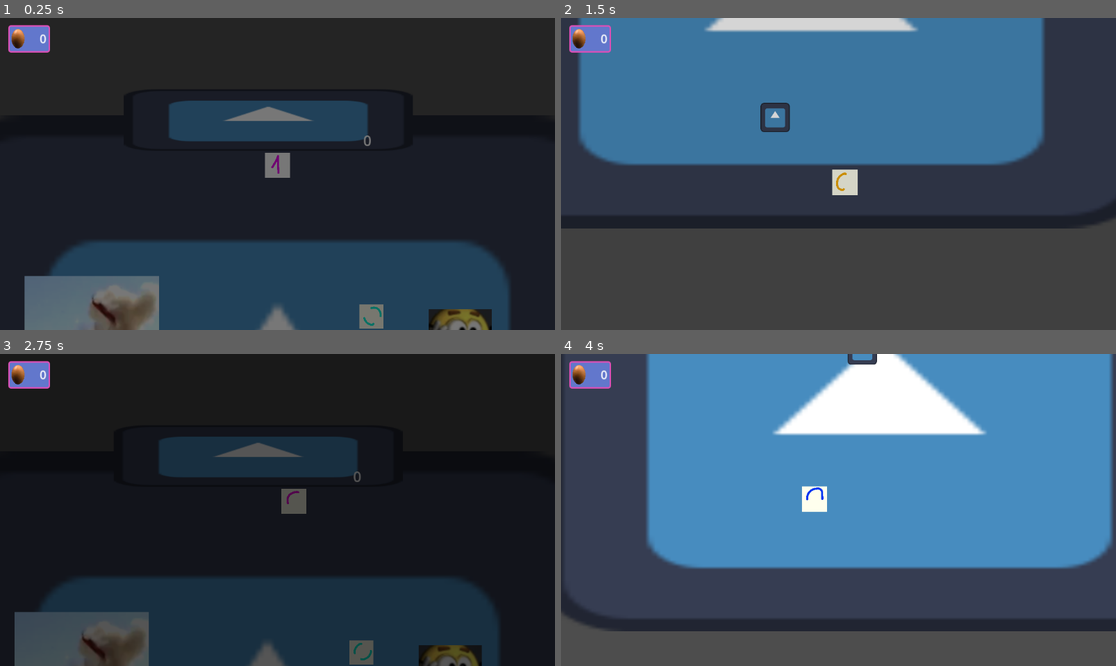
Above: before the commit, frames 1-4 (two rows, left to right).
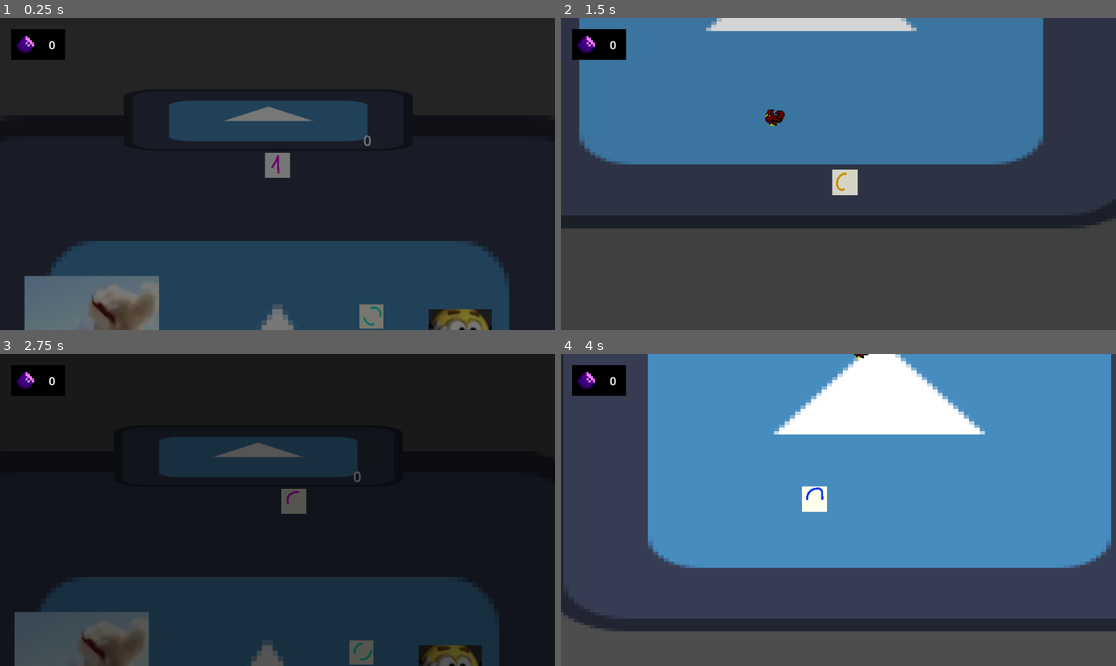
Above: after the commit, the same moments.

Repository: HectorAldao/quantic_gamejam
Game: Godot game, scene res://scenes/zonas/pueblo/pueblo.tscn
Same seed, same stepped clock (60 frames per second), same inputs: the game is played once before the commit and once after it. The engine's default icon, where the game draws it, is replaced by a stand-in: a white triangle on a blue panel in a dark square.
Inputs:
- Up to frame 1 (0.25 s): no input
- Up to frame 2 (1.5 s): hold D (move_character_right) 0.53-1.28 s; hold E (interact) 0.53-1.28 s; hold S (move_character_down) from 1.28 s (still down); tap E (interact) at 1.35 s
- Up to frame 3 (2.75 s): release S (move_character_down) at 2.03 s; hold D (move_character_right) from 2.03 s (still down); hold E (interact) from 2.03 s (still down)
- Up to frame 4 (4 s): release D (move_character_right) at 2.78 s; release E (interact) at 2.78 s; hold W (move_character_up) 2.78-3.53 s; tap E (interact) at 2.85 s; hold A (move_character_left) from 3.53 s (still down); hold E (interact) from 3.53 s (still down)

The runs differ from the first frame. In frame 1, 1.1% of the frame differs, in the area x 1-88%, y 2-100%; in frame 2, 2.3%; in frame 3, 1.1%; in frame 4, 2.9%, in the area x 1-100%, y 0-69%.

Commit message:
feat: new sprites for egg and animals

Diff:
--- a/godot_proyecto/project.godot
+++ b/godot_proyecto/project.godot
@@ -70,5 +70,6 @@
 
 [rendering]
 
+textures/canvas_textures/default_texture_filter=0
 renderer/rendering_method="gl_compatibility"
 renderer/rendering_method.mobile="gl_compatibility"
--- a/godot_proyecto/scenes/animales/animal.gd
+++ b/godot_proyecto/scenes/animales/animal.gd
@@ -1,10 +1,13 @@
+@tool
 extends Node2D
 
 @export var multiplicador_tamaño: float = 1.0
+@export var escala_sprite: float = 2.0
 @export var velocidad: float = 50.0
 @export var sprite_texture: Texture2D = null
 @export var sprite_frames: SpriteFrames = null
 @export var cientifica: String = ""
+@export var mira_derecha: bool = true
 
 var spawn_area: ReferenceRect = null
 var target_position: Vector2 = Vector2.ZERO
@@ -91,6 +94,22 @@
 		var direction = (target_position - global_position).normalized()
 		var distance = global_position.distance_to(target_position)
 
+		# Aplicar flip del sprite según la dirección
+		if direction.x != 0:  # Solo si hay movimiento horizontal
+			var sprite_node = $Sprite2D
+			var animated_sprite = $AnimatedSprite2D
+
+			if direction.x > 0:  # Movimiento a la derecha
+				if sprite_node.visible:
+					sprite_node.flip_h = not mira_derecha
+				if animated_sprite.visible:
+					animated_sprite.flip_h = not mira_derecha
+			else:  # Movimiento a la izquierda
+				if sprite_node.visible:
+					sprite_node.flip_h = mira_derecha
+				if animated_sprite.visible:
+					animated_sprite.flip_h = mira_derecha
+
 		# Si está cerca del objetivo, detenerse
 		if distance < 5.0:
 			is_moving = false
@@ -106,6 +125,15 @@
 	# Aplicar multiplicador al scale del CollisionShape del área
 	if collision_shape_area:
 		collision_shape_area.scale = Vector2.ONE * multiplicador_tamaño
+
+	# Aplicar escala a los sprites
+	var sprite_node = $Sprite2D
+	var animated_sprite = $AnimatedSprite2D
+
+	if sprite_node:
+		sprite_node.scale = Vector2.ONE * escala_sprite
+	if animated_sprite:
+		animated_sprite.scale = Vector2.ONE * escala_sprite
 
 
 func choose_random_target() -> void:
--- a/godot_proyecto/scenes/huevo/huevo.tscn
+++ b/godot_proyecto/scenes/huevo/huevo.tscn
@@ -1,21 +1,21 @@
 [gd_scene format=3 uid="uid://cmc8gxxdfvept"]
 
 [ext_resource type="Script" uid="uid://caso7rsmoyydy" path="res://scenes/huevo/huevo.gd" id="1_dhisd"]
-[ext_resource type="Texture2D" uid="uid://cjt6f20lhh652" path="res://assets/huevo/huevo.png" id="2_pulgs"]
+[ext_resource type="Texture2D" uid="uid://cjt6f20lhh652" path="res://assets/huevo/huevo.png" id="2_dhisd"]
 
 [sub_resource type="Animation" id="Animation_dhisd"]
 length = 0.001
 tracks/0/type = "value"
 tracks/0/imported = false
 tracks/0/enabled = true
-tracks/0/path = NodePath(".:self_modulate")
+tracks/0/path = NodePath(".:modulate")
 tracks/0/interp = 1
 tracks/0/loop_wrap = true
 tracks/0/keys = {
 "times": PackedFloat32Array(0),
 "transitions": PackedFloat32Array(1),
 "update": 0,
-"values": [Color(1, 1, 1, 1)]
+"values": [Color(0.1584723, 0.15847233, 0.15847224, 1)]
 }
 tracks/1/type = "value"
 tracks/1/imported = false
@@ -27,23 +27,24 @@
 "times": PackedFloat32Array(0),
 "transitions": PackedFloat32Array(1),
 "update": 0,
-"values": [Vector2(1, 1)]
+"values": [Vector2(30, 30)]
 }
 tracks/2/type = "value"
 tracks/2/imported = false
 tracks/2/enabled = true
-tracks/2/path = NodePath(".:modulate")
+tracks/2/path = NodePath(".:self_modulate")
 tracks/2/interp = 1
 tracks/2/loop_wrap = true
 tracks/2/keys = {
 "times": PackedFloat32Array(0),
 "transitions": PackedFloat32Array(1),
 "update": 0,
-"values": [Color(0.28085047, 0.24889258, 0.521788, 1)]
+"values": [Color(1, 1, 1, 1)]
 }
 
 [sub_resource type="Animation" id="Animation_pulgs"]
 resource_name = "obtenido"
+length = 1.5
 tracks/0/type = "value"
 tracks/0/imported = false
 tracks/0/enabled = true
@@ -51,10 +52,10 @@
 tracks/0/interp = 1
 tracks/0/loop_wrap = true
 tracks/0/keys = {
-"times": PackedFloat32Array(0, 0.5),
+"times": PackedFloat32Array(0, 1),
 "transitions": PackedFloat32Array(1, 1),
 "update": 0,
-"values": [Color(0.28085047, 0.24889258, 0.521788, 1), Color(1, 1, 1, 1)]
+"values": [Color(0.1584723, 0.15847233, 0.15847224, 1), Color(1, 1, 1, 1)]
 }
 tracks/1/type = "value"
 tracks/1/imported = false
@@ -64,9 +65,9 @@
 tracks/1/loop_wrap = true
 tracks/1/keys = {
 "times": PackedFloat32Array(0, 0.5),
-"transitions": PackedFloat32Array(3.2490098, 1),
+"transitions": PackedFloat32Array(5.0982404, 1),
 "update": 0,
-"values": [Vector2(1, 1), Vector2(1.6, 1.6)]
+"values": [Vector2(18, 18), Vector2(30, 30)]
 }
 tracks/2/type = "value"
 tracks/2/imported = false
@@ -75,7 +76,7 @@
 tracks/2/interp = 1
 tracks/2/loop_wrap = true
 tracks/2/keys = {
-"times": PackedFloat32Array(0, 1),
+"times": PackedFloat32Array(0.5, 1.5),
 "transitions": PackedFloat32Array(1, 1),
 "update": 0,
 "values": [Color(1, 1, 1, 1), Color(1, 1, 1, 0)]
@@ -83,32 +84,21 @@
 
 [sub_resource type="Animation" id="Animation_6rxtf"]
 resource_name = "quantic_fade_out"
+length = 1.5
 tracks/0/type = "value"
 tracks/0/imported = false
 tracks/0/enabled = true
-tracks/0/path = NodePath(".:self_modulate")
+tracks/0/path = NodePath(".:scale")
 tracks/0/interp = 1
 tracks/0/loop_wrap = true
 tracks/0/keys = {
-"times": PackedFloat32Array(0, 0.25, 0.5, 1),
-"transitions": PackedFloat32Array(1, 1, 1, 1),
+"times": PackedFloat32Array(0, 0.5, 1.5),
+"transitions": PackedFloat32Array(0.25, 1, 1),
 "update": 0,
-"values": [Color(1, 1, 1, 1), Color(1, 1, 1, 0.49803922), Color(1, 1, 1, 0.69411767), Color(1, 1, 1, 0)]
-}
-tracks/1/type = "value"
-tracks/1/imported = false
-tracks/1/enabled = true
-tracks/1/path = NodePath(".:scale")
-tracks/1/interp = 1
-tracks/1/loop_wrap = true
-tracks/1/keys = {
-"times": PackedFloat32Array(0, 0.5, 1),
-"transitions": PackedFloat32Array(1, 1, 1),
-"update": 0,
-"values": [Vector2(1, 1), Vector2(1.5, 1.5), Vector2(0.75, 0.75)]
+"values": [Vector2(18, 18), Vector2(24, 24), Vector2(0, 0)]
 }
 
-[sub_resource type="AnimationLibrary" id="AnimationLibrary_k4dau"]
+[sub_resource type="AnimationLibrary" id="AnimationLibrary_6rxtf"]
 _data = {
 &"RESET": SubResource("Animation_dhisd"),
 &"obtenido": SubResource("Animation_pulgs"),
@@ -116,7 +106,7 @@
 }
 
 [sub_resource type="CircleShape2D" id="CircleShape2D_dhisd"]
-radius = 95.50097
+radius = 97.57333
 
 [sub_resource type="CircleShape2D" id="CircleShape2D_pulgs"]
 
@@ -125,16 +115,18 @@
 script = ExtResource("1_dhisd")
 
 [node name="Sprite2D" type="Sprite2D" parent="." unique_id=1344822892]
-modulate = Color(0.28085047, 0.24889258, 0.521788, 1)
-texture = ExtResource("2_pulgs")
+modulate = Color(0.1584723, 0.15847233, 0.15847224, 1)
+scale = Vector2(30, 30)
+texture = ExtResource("2_dhisd")
+offset = Vector2(0.6349611, -18.413872)
 
-[node name="AnimationPlayer" type="AnimationPlayer" parent="Sprite2D" unique_id=359325794]
-libraries/ = SubResource("AnimationLibrary_k4dau")
+[node name="AnimationPlayer" type="AnimationPlayer" parent="Sprite2D" unique_id=1380927190]
+libraries/ = SubResource("AnimationLibrary_6rxtf")
 
 [node name="Area2D" type="Area2D" parent="." unique_id=2104866609]
 
 [node name="CollisionShape2D" type="CollisionShape2D" parent="Area2D" unique_id=1245847324]
-scale = Vector2(1.2888838, 1.6463768)
+scale = Vector2(1.9146373, 1.8565118)
 shape = SubResource("CircleShape2D_dhisd")
 
 [node name="StaticBody2D" type="StaticBody2D" parent="." unique_id=1945640815]
--- a/godot_proyecto/scenes/zonas/granja/granja.tscn
+++ b/godot_proyecto/scenes/zonas/granja/granja.tscn
@@ -7,6 +7,11 @@
 [ext_resource type="PackedScene" uid="uid://dp8ojf16qwn8w" path="res://scenes/personaje/personaje.tscn" id="2_wlvj5"]
 [ext_resource type="Script" uid="uid://bc2abdysn7x2k" path="res://scenes/zonas/granja/huevos.gd" id="5_ja1ua"]
 [ext_resource type="PackedScene" uid="uid://ba3eg6whsa6b7" path="res://scenes/animales/animal.tscn" id="7_0tmab"]
+[ext_resource type="Texture2D" uid="uid://1ugf6l3tbru" path="res://assets/animales/animal_pollo_base.png" id="8_12qer"]
+[ext_resource type="Texture2D" uid="uid://dnvwgl801osd" path="res://assets/animales/animal_pollo.png" id="9_4ieh7"]
+[ext_resource type="Texture2D" uid="uid://dnsjcoeyte5q5" path="res://assets/animales/animal_oveja_antimateria.png" id="10_m1qic"]
+[ext_resource type="Texture2D" uid="uid://73037jc7j7e2" path="res://assets/animales/animal_erizo.png" id="11_nes8p"]
+[ext_resource type="Texture2D" uid="uid://c0wknu0lfcxrp" path="res://assets/animales/animal_conejo.png" id="12_o7v88"]
 
 [sub_resource type="RectangleShape2D" id="RectangleShape2D_ieqsx"]
 size = Vector2(20, 12.418402)
@@ -73,25 +78,32 @@
 
 [node name="Gallina" parent="." unique_id=183913162 instance=ExtResource("7_0tmab")]
 position = Vector2(-196, 114)
+sprite_texture = ExtResource("8_12qer")
 
 [node name="PolloRadioactivo" parent="." unique_id=750667649 instance=ExtResource("7_0tmab")]
 position = Vector2(-449, 386)
+sprite_texture = ExtResource("9_4ieh7")
 cientifica = "curie"
 
 [node name="Oveja" parent="." unique_id=233454787 instance=ExtResource("7_0tmab")]
 position = Vector2(-206, 318)
 "multiplicador_tamaño" = 2.0
 velocidad = 35.0
+sprite_texture = ExtResource("10_m1qic")
 cientifica = "dirac"
+mira_derecha = false
 
 [node name="Erizo" parent="." unique_id=1424811808 instance=ExtResource("7_0tmab")]
 position = Vector2(309, 149)
 "multiplicador_tamaño" = 0.5
 velocidad = 30.0
+sprite_texture = ExtResource("11_nes8p")
 cientifica = "bohr"
+mira_derecha = false
 
 [node name="Conejo" parent="." unique_id=1397820351 instance=ExtResource("7_0tmab")]
 position = Vector2(273, 359)
 "multiplicador_tamaño" = 1.25
 velocidad = 70.0
+sprite_texture = ExtResource("12_o7v88")
 cientifica = "schrodinger"
--- a/godot_proyecto/scenes/zonas/pueblo/pueblo.tscn
+++ b/godot_proyecto/scenes/zonas/pueblo/pueblo.tscn
@@ -118,7 +118,8 @@
 
 [node name="Huevos" type="Node2D" parent="." unique_id=1996660095]
 script = ExtResource("13_norcv")
-max_time = 5.0
+min_time = 1.0
+max_time = 1.0
 
 [node name="HuevosLabel" type="Label" parent="Huevos" unique_id=1930689023]
 offset_left = 178.0
--- a/godot_proyecto/scenes/zonas/pueblo/puerta_granja.gd
+++ b/godot_proyecto/scenes/zonas/pueblo/puerta_granja.gd
@@ -3,6 +3,7 @@
 @export_file("*.tscn") var target_scene_path: String
 
 var player_in_area: bool = false
+var atravesada: bool = false
 
 # Called when the node enters the scene tree for the first time.
 func _ready() -> void:
@@ -13,7 +14,8 @@
 func _on_player_interact() -> void:
 	var bodies = get_overlapping_bodies()
 	for body in bodies:
-		if body is CharacterBody2D:
+		if body is CharacterBody2D and not atravesada:
+			atravesada = true
 			# Guardar datos en el Global antes de salir
 			var old_scene = get_tree().current_scene
 
--- a/godot_proyecto/ui/ui_layer.tscn
+++ b/godot_proyecto/ui/ui_layer.tscn
@@ -4,6 +4,7 @@
 [ext_resource type="PackedScene" uid="uid://dtmrfm2vdxu3b" path="res://ui/mobile_controls/mobile_interact_controls.tscn" id="2_00rn6"]
 [ext_resource type="PackedScene" uid="uid://ccjrvrph0nbwp" path="res://ui/dialog/dialog_box.tscn" id="3_00rn6"]
 [ext_resource type="Script" uid="uid://cjkbmk50710gm" path="res://ui/ui_layer.gd" id="4_ui"]
+[ext_resource type="Texture2D" uid="uid://clyxbrpxqyymp" path="res://assets/transicion/transicion_negra.png" id="5_8aggs"]
 [ext_resource type="Texture2D" uid="uid://cjt6f20lhh652" path="res://assets/huevo/huevo.png" id="5_vu3t1"]
 
 [sub_resource type="LabelSettings" id="LabelSettings_vu3t1"]
@@ -47,22 +48,6 @@
 &"RESET": SubResource("Animation_vu3t1"),
 &"fade_in": SubResource("Animation_8aggs")
 }
-
-[sub_resource type="StyleBoxFlat" id="StyleBoxFlat_8aggs"]
-content_margin_left = 5.0
-content_margin_top = 5.0
-content_margin_right = 7.0
-content_margin_bottom = 5.0
-bg_color = Color(0.38467467, 0.46708214, 0.8009248, 1)
-border_width_left = 3
-border_width_top = 3
-border_width_right = 3
-border_width_bottom = 3
-border_color = Color(0.8581479, 0.313725, 0.71879905, 1)
-corner_radius_top_left = 5
-corner_radius_top_right = 5
-corner_radius_bottom_right = 5
-corner_radius_bottom_left = 5
 
 [sub_resource type="LabelSettings" id="LabelSettings_15oer"]
 font_size = 24
@@ -148,23 +133,30 @@
 root_node = NodePath("../../..")
 libraries/ = SubResource("AnimationLibrary_15oer")
 
-[node name="PanelHuevos" type="PanelContainer" parent="HUDContainer" unique_id=213767136]
-layout_mode = 0
-offset_left = 17.0
-offset_top = 15.0
-offset_right = 103.4417
-offset_bottom = 68.0
-scale = Vector2(1.0064586, 1.0731794)
-theme_override_styles/panel = SubResource("StyleBoxFlat_8aggs")
+[node name="PanelHuevos" type="Control" parent="HUDContainer" unique_id=2029775039]
+anchors_preset = 0
+offset_left = 18.0
+offset_top = 14.0
+offset_right = 58.0
+offset_bottom = 54.0
 
-[node name="TextureRect" type="TextureRect" parent="HUDContainer/PanelHuevos" unique_id=973650539]
-layout_mode = 2
-size_flags_horizontal = 0
+[node name="Fondo" type="Sprite2D" parent="HUDContainer/PanelHuevos" unique_id=1295756112]
+position = Vector2(61.000008, 41)
+scale = Vector2(0.47261223, 0.42947888)
+texture = ExtResource("5_8aggs")
+
+[node name="Huevo" type="Sprite2D" parent="HUDContainer/PanelHuevos" unique_id=191916523]
+position = Vector2(35, 45)
+scale = Vector2(4.388314, 4.388314)
 texture = ExtResource("5_vu3t1")
-expand_mode = 3
+offset = Vector2(1, -19)
 
 [node name="Label" type="Label" parent="HUDContainer/PanelHuevos" unique_id=2095042255]
-layout_mode = 2
+layout_mode = 0
+offset_left = 82.864365
+offset_top = 24.658615
+offset_right = 96.864365
+offset_bottom = 58.658615
 size_flags_horizontal = 8
 text = "0"
 label_settings = SubResource("LabelSettings_15oer")
Binary file added: godot_proyecto/assets/animales/animal_conejo.png
Not shown, added: godot_proyecto/assets/animales/animal_conejo.png.import
Binary file added: godot_proyecto/assets/animales/animal_erizo.png
Not shown, added: godot_proyecto/assets/animales/animal_erizo.png.import
Binary file added: godot_proyecto/assets/animales/animal_oveja_antimateria.png
Not shown, added: godot_proyecto/assets/animales/animal_oveja_antimateria.png.import
Binary file added: godot_proyecto/assets/animales/animal_pollo.png
Not shown, added: godot_proyecto/assets/animales/animal_pollo.png.import
Binary file added: godot_proyecto/assets/animales/animal_pollo_base.png
Not shown, added: godot_proyecto/assets/animales/animal_pollo_base.png.import
Binary file added: godot_proyecto/assets/casa/casa_cientifico.png
Not shown, added: godot_proyecto/assets/casa/casa_cientifico.png.import
(and 13 more such lines)
